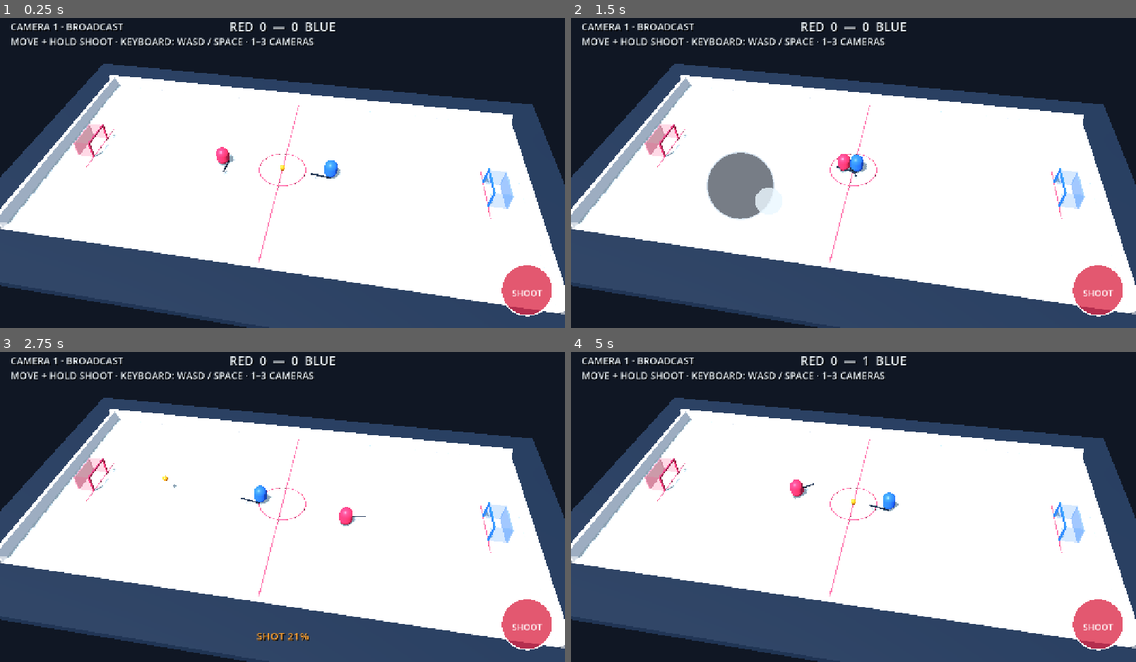
Above: before the commit, frames 1-4 (two rows, left to right).
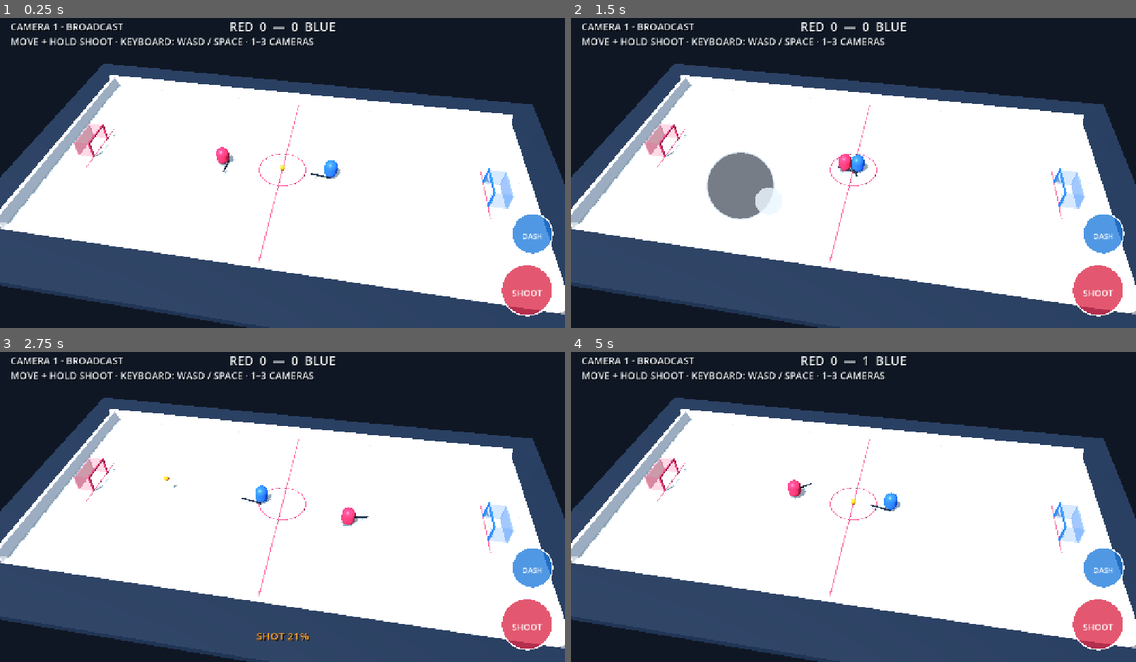
Above: after the commit, the same moments.

Repository: dylanwatsonsoftware/floorball-frenzy-3d
Game: Godot game, scene res://scenes/app/main.tscn
Two runs of this game, one before a commit and one after it. Both use one fixed random seed, a clock stepped at 60 frames per second and the inputs below.
Inputs (mouse positions are in pixels of both pictures, inside the frame that each line leads up to):
- Up to frame 1 (0.25 s): no input
- Up to frame 2 (1.5 s): tap Enter at 0.5 s; move the mouse to (977, 154) at 0.52 s; hold D (move_right) 0.53-1.25 s; hold Space (shoot) 0.53-1.25 s; click (977, 154) at 0.67 s; tap Shift (dash, bound only after the commit) at 0.8 s; drag from (740, 185) to (825, 231) at 1.27 s
- Up to frame 3 (2.75 s): move the mouse to (339, 432) at 2.02 s; hold D (move_right) from 2.03 s (still down); hold Space (shoot) from 2.03 s (still down); tap Shift (dash, bound only after the commit) at 2.3 s
- Up to frame 4 (5 s): release D (move_right) at 2.75 s; release Space (shoot) at 2.75 s; drag from (825, 565) to (684, 457) at 2.77 s; move the mouse to (1023, 550) at 3.52 s; hold A (move_left) 3.53-4.25 s; tap 1 at 3.6 s; tap Shift (dash, bound only after the commit) at 3.8 s; drag from (684, 457) to (768, 423) at 4.27 s

The runs differ from the first frame. In frame 1, 0.7% of the frame differs, in the area x 90-98%, y 63-77%; in frame 2, 0.8%; in frame 3, 0.9%; in frame 4, 0.9%, in the area x 38-98%, y 41-77%.

Commit message:
feat: add mobile-ready player dash

Diff:
--- a/project.godot
+++ b/project.godot
@@ -50,6 +50,10 @@
 "deadzone": 0.2,
 "events": [Object(InputEventKey,"physical_keycode":32)]
 }
+dash={
+"deadzone": 0.2,
+"events": [Object(InputEventKey,"physical_keycode":4194325)]
+}
 
 [rendering]
 
--- a/scenes/app/main.tscn
+++ b/scenes/app/main.tscn
@@ -98,6 +98,9 @@
 [node name="ShootButton" type="Control" parent="HUD/MobileControls"]
 layout_mode = 0
 
+[node name="DashButton" type="Control" parent="HUD/MobileControls"]
+layout_mode = 0
+
 [node name="WebDisplayControls" type="Control" parent="HUD"]
 layout_mode = 3
 anchors_preset = 15
--- a/scripts/gameplay/mobile_controls.gd
+++ b/scripts/gameplay/mobile_controls.gd
@@ -4,9 +4,11 @@
 const STICK_DEADZONE := 0.2
 const EDGE_MARGIN := 28.0
 const SHOOT_RADIUS := 58.0
+const DASH_RADIUS := 46.0
 
 var _movement_touch := -1
 var _shoot_touch := -1
+var _dash_touch := -1
 var _movement_vector := Vector2.ZERO
 var _stick_knob_offset := Vector2.ZERO
 var _stick_origin := Vector2.ZERO
@@ -52,6 +54,16 @@
 	return calculate_stick_vector(current_position - origin, radius, deadzone)
 
 
+static func action_at_position(touch_position: Vector2, viewport_size: Vector2) -> StringName:
+	var shoot_center := Vector2(viewport_size.x - EDGE_MARGIN - SHOOT_RADIUS, viewport_size.y - EDGE_MARGIN - SHOOT_RADIUS)
+	var dash_center := Vector2(viewport_size.x - EDGE_MARGIN - DASH_RADIUS, shoot_center.y - SHOOT_RADIUS - DASH_RADIUS - 24.0)
+	if touch_position.distance_to(dash_center) <= DASH_RADIUS * 1.35:
+		return &"dash"
+	if touch_position.distance_to(shoot_center) <= SHOOT_RADIUS * 1.35:
+		return &"shoot"
+	return &""
+
+
 static func _browser_touch_available() -> bool:
 	if not OS.has_feature("web"):
 		return false
@@ -71,7 +83,13 @@
 
 func _handle_touch(event: InputEventScreenTouch) -> void:
 	if event.pressed:
-		if _shoot_touch == -1 and event.position.distance_to(_shoot_center()) <= SHOOT_RADIUS * 1.35:
+		var action := action_at_position(event.position, size)
+		if action == &"dash" and _dash_touch == -1:
+			_dash_touch = event.index
+			Input.action_press("dash")
+			queue_redraw()
+			get_viewport().set_input_as_handled()
+		elif action == &"shoot" and _shoot_touch == -1:
 			_shoot_touch = event.index
 			Input.action_press("shoot")
 			queue_redraw()
@@ -95,6 +113,11 @@
 		Input.action_release("shoot")
 		queue_redraw()
 		get_viewport().set_input_as_handled()
+	elif event.index == _dash_touch:
+		_dash_touch = -1
+		Input.action_release("dash")
+		queue_redraw()
+		get_viewport().set_input_as_handled()
 
 
 func _update_stick(touch_position: Vector2) -> void:
@@ -112,6 +135,10 @@
 	return Vector2(size.x - EDGE_MARGIN - SHOOT_RADIUS, size.y - EDGE_MARGIN - SHOOT_RADIUS)
 
 
+func _dash_center() -> Vector2:
+	return Vector2(size.x - EDGE_MARGIN - DASH_RADIUS, _shoot_center().y - SHOOT_RADIUS - DASH_RADIUS - 24.0)
+
+
 func _draw() -> void:
 	var shoot_center := _shoot_center()
 	if _movement_touch != -1:
@@ -127,8 +154,17 @@
 	var label := "SHOOT"
 	var label_size := font.get_string_size(label, HORIZONTAL_ALIGNMENT_LEFT, -1, font_size)
 	draw_string(font, shoot_center - label_size * 0.5 + Vector2(0.0, label_size.y), label, HORIZONTAL_ALIGNMENT_LEFT, -1, font_size, Color.WHITE)
+	var dash_center := _dash_center()
+	var dash_color := Color(0.22, 0.72, 1.0, 0.92) if _dash_touch != -1 else Color(0.12, 0.48, 0.86, 0.78)
+	draw_circle(dash_center, DASH_RADIUS, dash_color)
+	draw_arc(dash_center, DASH_RADIUS, 0.0, TAU, 48, Color.WHITE, 3.0)
+	var dash_label := "DASH"
+	var dash_size := font.get_string_size(dash_label, HORIZONTAL_ALIGNMENT_LEFT, -1, 17)
+	draw_string(font, dash_center - dash_size * 0.5 + Vector2(0.0, dash_size.y), dash_label, HORIZONTAL_ALIGNMENT_LEFT, -1, 17, Color.WHITE)
 
 
 func _exit_tree() -> void:
 	if _shoot_touch != -1:
 		Input.action_release("shoot")
+	if _dash_touch != -1:
+		Input.action_release("dash")
--- a/scripts/gameplay/player_controller.gd
+++ b/scripts/gameplay/player_controller.gd
@@ -6,6 +6,7 @@
 
 var _facing_direction := Vector3.RIGHT
 var _mobile_controls: Control
+var _dash_cooldown := 0.0
 
 
 func _ready() -> void:
@@ -18,7 +19,14 @@
 	if _mobile_controls != null and _mobile_controls.has_method("get_movement_vector"):
 		touch_input = _mobile_controls.call("get_movement_vector")
 	var input_vector: Vector2 = PlayerMotorScript.combine_inputs(keyboard_input, touch_input)
-	velocity = PlayerMotorScript.step_velocity(velocity, input_vector, delta)
+	_dash_cooldown = maxf(0.0, _dash_cooldown - delta)
+	if Input.is_action_just_pressed("dash"):
+		var dash: Dictionary = PlayerMotorScript.start_dash(input_vector, _dash_cooldown, _facing_direction)
+		if dash.started:
+			velocity = dash.velocity
+			_dash_cooldown = dash.cooldown
+	else:
+		velocity = PlayerMotorScript.step_velocity(velocity, input_vector, delta)
 	move_and_slide()
 	global_position.x = clampf(global_position.x, -RINK_HALF_LENGTH, RINK_HALF_LENGTH)
 	global_position.z = clampf(global_position.z, -RINK_HALF_WIDTH, RINK_HALF_WIDTH)
--- a/scripts/gameplay/player_motor.gd
+++ b/scripts/gameplay/player_motor.gd
@@ -4,6 +4,8 @@
 const MAX_SPEED := 9.0
 const ACCELERATION := 32.0
 const DECELERATION := 24.0
+const DASH_SPEED := 15.0
+const DASH_COOLDOWN := 1.1
 
 
 static func combine_inputs(primary: Vector2, secondary: Vector2) -> Vector2:
@@ -16,3 +18,12 @@
 	var target := Vector3(input_direction.x, 0.0, input_direction.y) * MAX_SPEED
 	var rate := ACCELERATION if not input_direction.is_zero_approx() else DECELERATION
 	return planar.move_toward(target, rate * delta).limit_length(MAX_SPEED)
+
+
+static func start_dash(input_vector: Vector2, cooldown_remaining: float, facing: Vector3 = Vector3.RIGHT) -> Dictionary:
+	if cooldown_remaining > 0.0:
+		return {"started": false, "velocity": Vector3.ZERO, "cooldown": cooldown_remaining}
+	var direction := Vector3(input_vector.x, 0.0, input_vector.y).normalized()
+	if direction.is_zero_approx():
+		direction = Vector3(facing.x, 0.0, facing.z).normalized()
+	return {"started": true, "velocity": direction * DASH_SPEED, "cooldown": DASH_COOLDOWN}
--- a/tests/greybox_scene_test.gd
+++ b/tests/greybox_scene_test.gd
@@ -72,6 +72,9 @@
 	if scene.get_node_or_null("HUD/MobileControls/ShootButton") == null:
 		fail("Mobile controls must show a shoot button")
 		return
+	if scene.get_node_or_null("HUD/MobileControls/DashButton") == null:
+		fail("Mobile controls must show a dash button")
+		return
 	var ball_start: Vector3 = ball.position
 	ball.launch(Vector2.RIGHT, 1.0)
 	await physics_frame
--- a/tests/mobile_controls_test.gd
+++ b/tests/mobile_controls_test.gd
@@ -32,6 +32,11 @@
 		fail("Native touchscreen builds must show mobile controls")
 		return
 
+	var action: StringName = controls.action_at_position(Vector2(926.0, 386.0), Vector2(1000.0, 600.0))
+	if action != &"dash":
+		fail("The upper-right mobile action must trigger dash")
+		return
+
 	var viewport_size := Vector2(844.0, 390.0)
 	if not controls.can_start_floating_stick(Vector2(200.0, 180.0), viewport_size):
 		fail("Touches on the left side must start the floating joystick")
--- a/tests/player_motor_test.gd
+++ b/tests/player_motor_test.gd
@@ -30,6 +30,19 @@
 		fail("Keyboard and touch movement must combine without exceeding unit length; got %s" % combined)
 		return
 
+	var dash: Dictionary = script.start_dash(Vector2.RIGHT, 0.0)
+	if not dash.started or not is_equal_approx(dash.velocity.length(), script.DASH_SPEED):
+		fail("A ready dash must start at dash speed")
+		return
+	var blocked: Dictionary = script.start_dash(Vector2.RIGHT, 0.2)
+	if blocked.started or not blocked.velocity.is_zero_approx():
+		fail("A dash must not start while its cooldown is active")
+		return
+	var fallback: Dictionary = script.start_dash(Vector2.ZERO, 0.0, Vector3.LEFT)
+	if not fallback.started or fallback.velocity.x >= 0.0:
+		fail("A stationary dash must use the player's facing direction")
+		return
+
 	print("Player motor is valid.")
 	quit(0)
 
